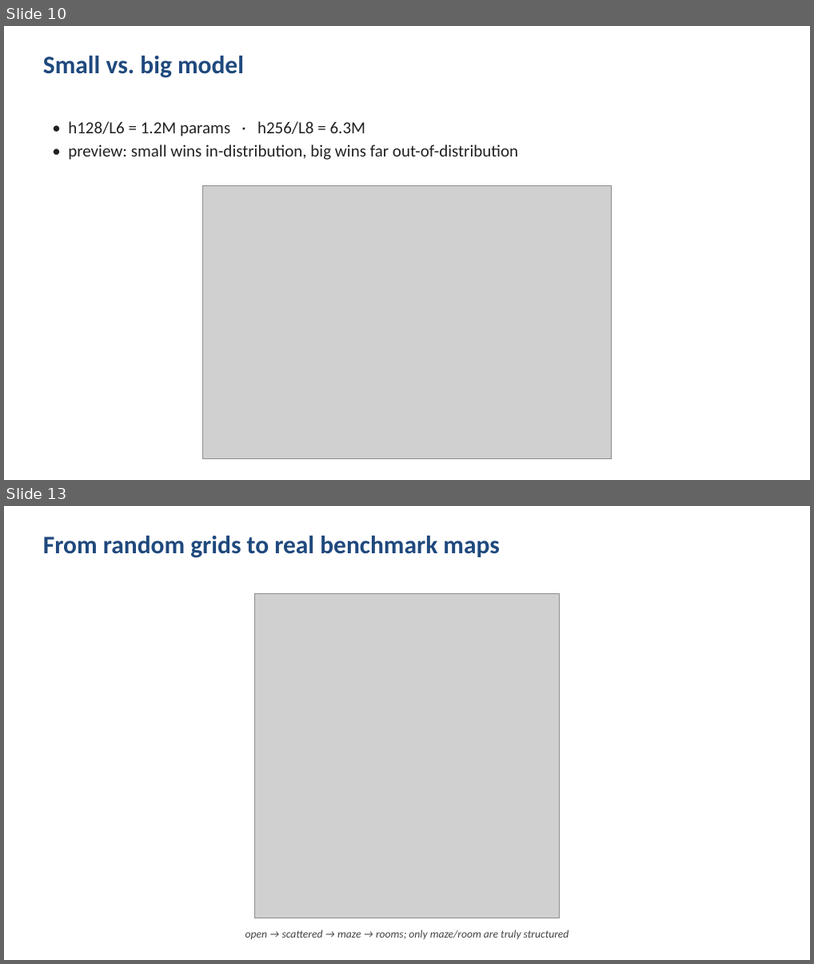
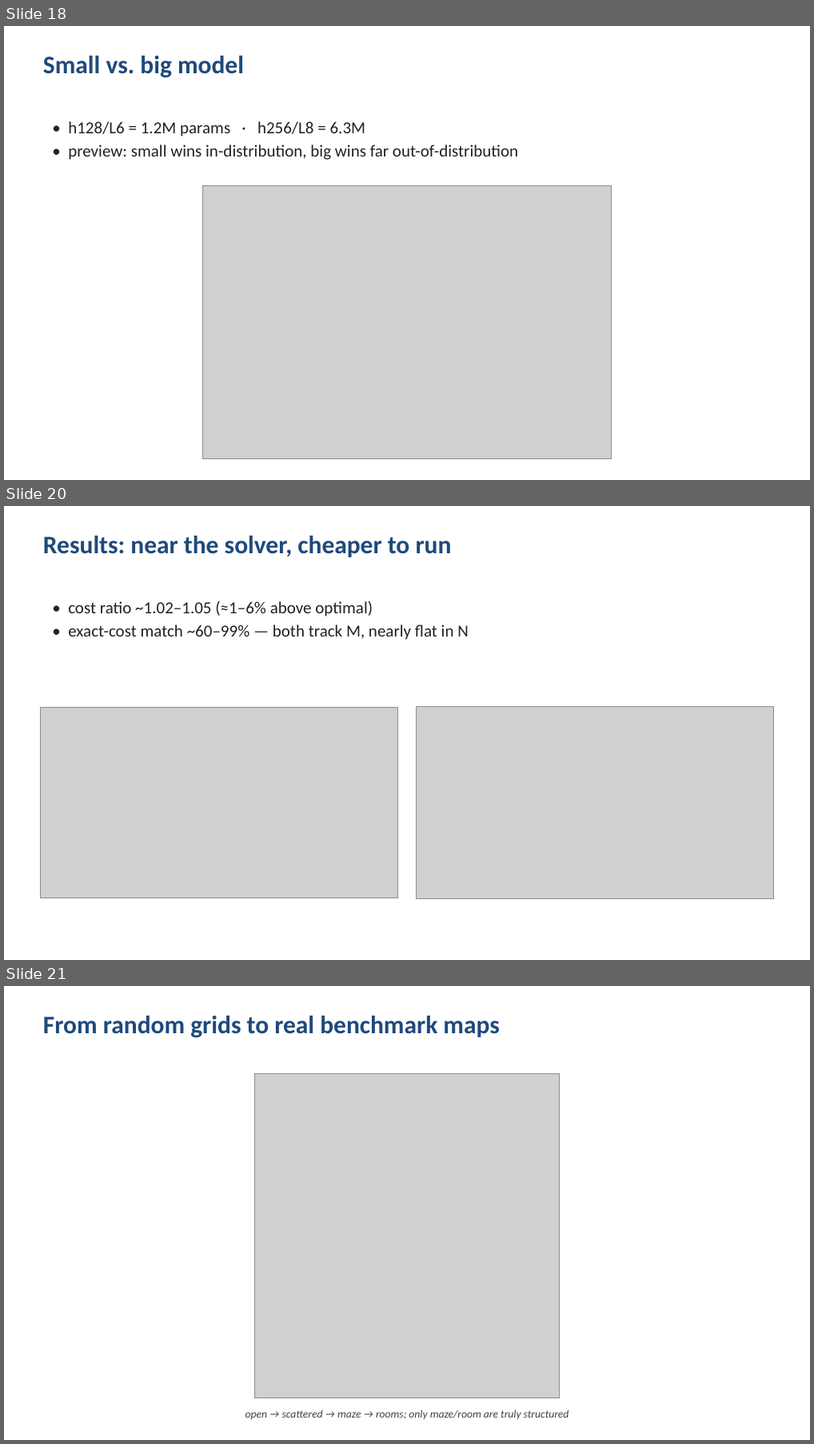
Before and after one commit to Dayan135/Neural_MCPF_Allocation, a slide deck: presentation/slides_claude.pptx. Shown one above the other, each under a label of ours: slides 10 and 13 before the commit, slides 18, 20 and 21 after it; the slides between them are not shown. The pictures are 814x964 and 814x1444 pixels, drawn with LibreOffice and Linux fonts; fonts in the diff are those of the drawing; grey boxes stand for pictures. Boxes give left, top, right and bottom in pixels: in the first picture for what was removed or moved away, otherwise in the second. Text is boxed around its words. In the diff, an @@ line names an element or a change of style, - is before the commit and + after.

```diff
--- a/presentation/slides_claude.pptx
+++ b/presentation/slides_claude.pptx
@@ slide 20 added at [4,506,810,960], background #FFFFFF @@
@@ text added at [43,536,452,557], 30 pt, text #1F497D, bold @@
+Results: near the solver, cheaper to run
@@ text added at [68,601,469,640], 20 pt, text #222222 @@
+• cost ratio ~1.02–1.05 (≈1–6% above optimal)
+• exact-cost match ~60–99% — both track M, nearly flat in N
@@ picture added at [40,707,398,897] @@
@@ picture added at [417,706,774,898] @@
@@ what was slide 10 is now slide 18 @@
@@ what was slide 13 is now slide 21 @@
```
Also in this commit, not shown: 7 slides changed, 10 other slides added, 5 slides removed, 20 other files.
